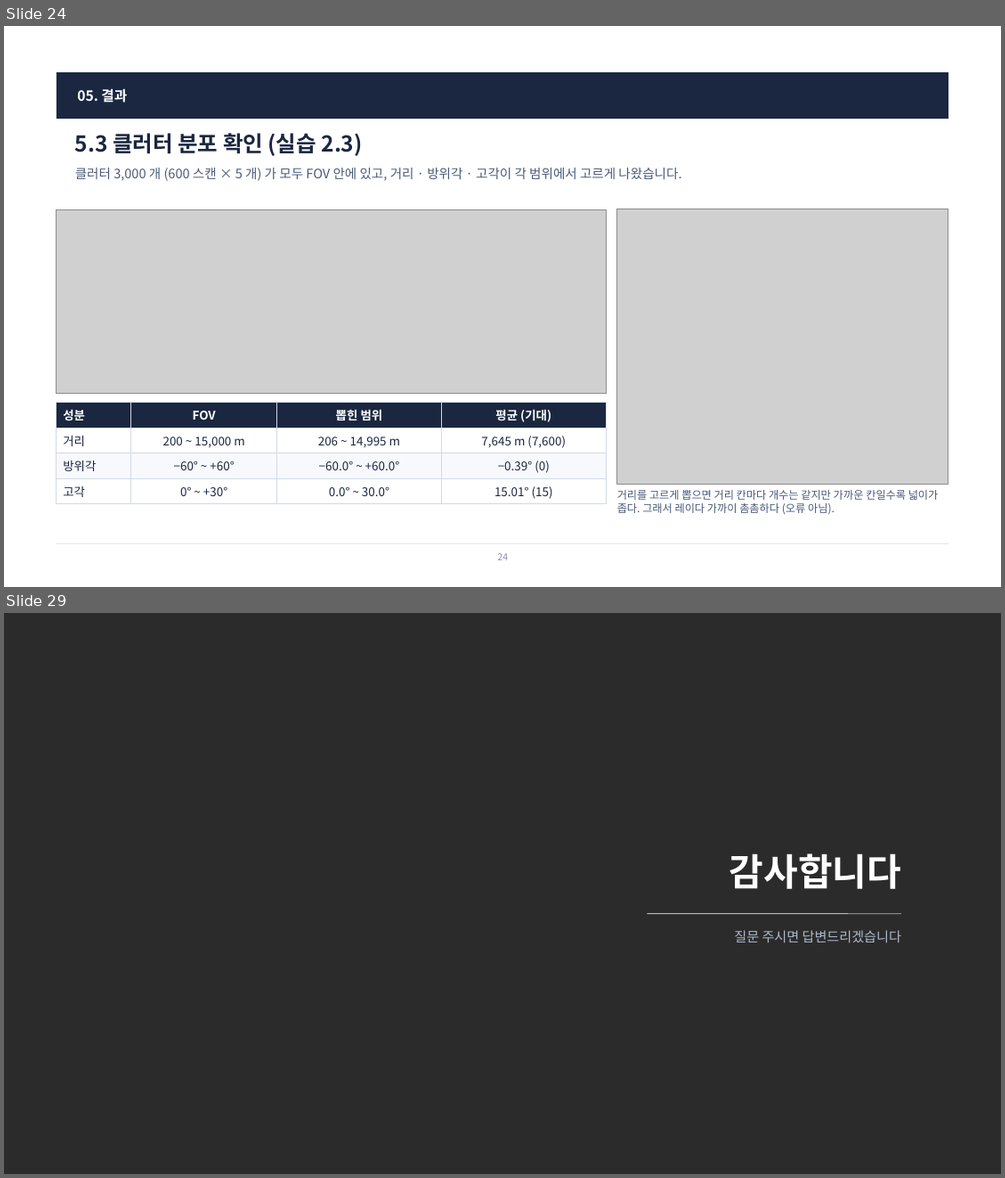
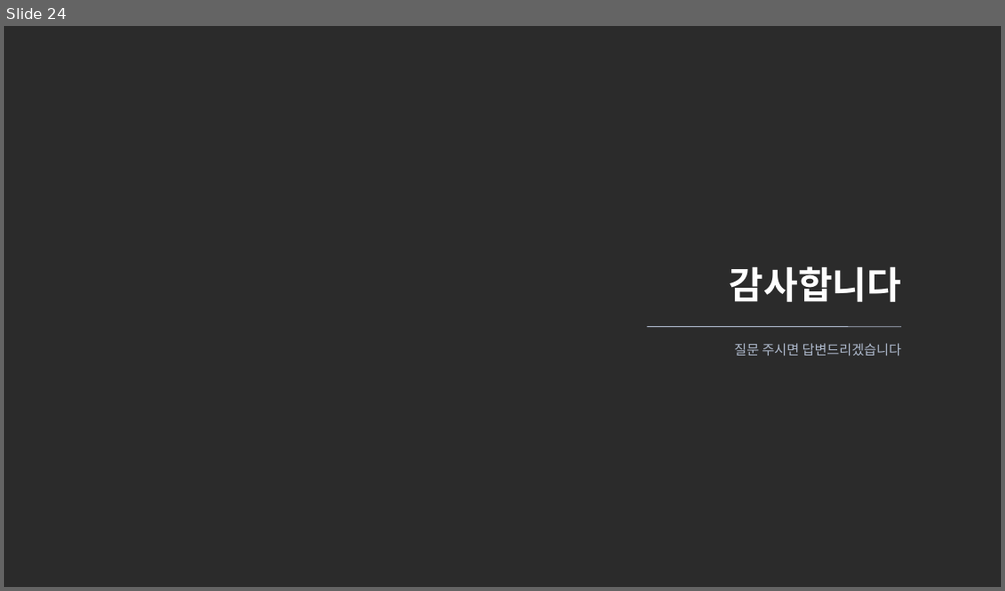
Before and after one commit to harley-hwan/radar-sw-study, a slide deck: Part4_Plot_Clutter_Sim/ref/산출물/Chapter4_PlotClutterSim.pptx. Shown one above the other, each under a label of ours: slides 24 and 29 before the commit, slide 24 after it; the slides between them are not shown. The pictures are 1005x1178 and 1005x591 pixels, drawn with LibreOffice and Linux fonts; fonts in the diff are those of the drawing; grey boxes stand for pictures; background and template pictures are left out; a plain dark background stands for a picture behind light text. Boxes give left, top, right and bottom in pixels: in the first picture for what was removed or moved away, otherwise in the second. Text is boxed around its words. In the diff, an @@ line names an element or a change of style, - is before the commit and + after.

```diff
--- a/Part4_Plot_Clutter_Sim/ref/산출물/Chapter4_PlotClutterSim.pptx
+++ b/Part4_Plot_Clutter_Sim/ref/산출물/Chapter4_PlotClutterSim.pptx
@@ slide 24 removed at box(4, 26, 1001, 587), background #FFFFFF @@
@@ rectangle removed at box(57, 72, 948, 119) @@
@@ text removed at box(77, 88, 127, 103) @@
-05. 결과
@@ title removed at box(75, 133, 363, 156) @@
-5.3 클러터 분포 확인 (실습 2.3)
@@ text removed at box(75, 168, 681, 181) @@
-클러터 3,000 개 (600 스캔 × 5 개) 가 모두 FOV 안에 있고, 거리 · 방위각 · 고각이 각 범위에서 고르게 나왔습니다.
@@ picture removed at box(57, 210, 606, 394) @@
@@ picture removed at box(617, 208, 948, 483) @@
@@ table removed at box(57, 402, 606, 502), 4 rows, 4 columns @@
-성분 | FOV | 뽑힌 범위 | 평균 (기대)
-거리 | 200 ~ 15,000 m | 206 ~ 14,995 m | 7,645 m (7,600)
-방위각 | −60° ~ +60° | −60.0° ~ +60.0° | −0.39° (0)
-고각 | 0° ~ +30° | 0.0° ~ 30.0° | 15.01° (15)
@@ text removed at box(617, 490, 938, 514) @@
-거리를 고르게 뽑으면 거리 칸마다 개수는 같지만 가까운 칸일수록 넓이가 좁다. 그래서 레이다 가까이 촘촘하다 (오류 아님).
@@ line removed from (57, 543) to (948, 543) @@
@@ page number removed at box(497, 553, 508, 560) @@
-24
@@ what was slide 29 is now slide 24 @@
```
Also in this commit, not shown: 12 slides changed, 10 slides added, 14 other slides removed, 9 other files.
